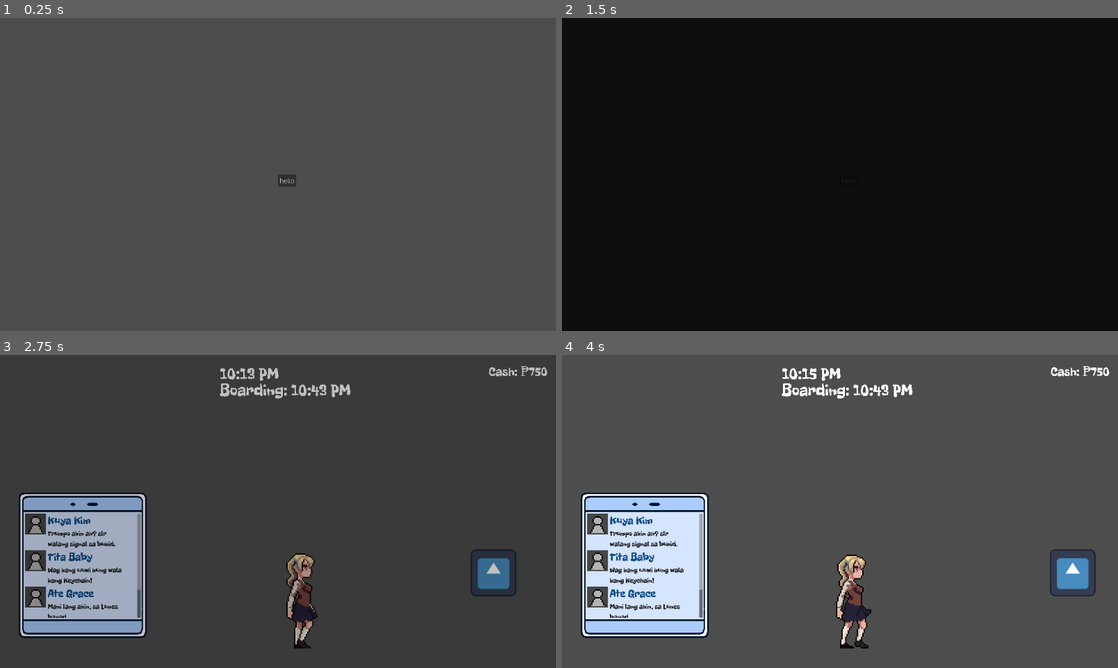
Above: before the commit, frames 1-4 (two rows, left to right).
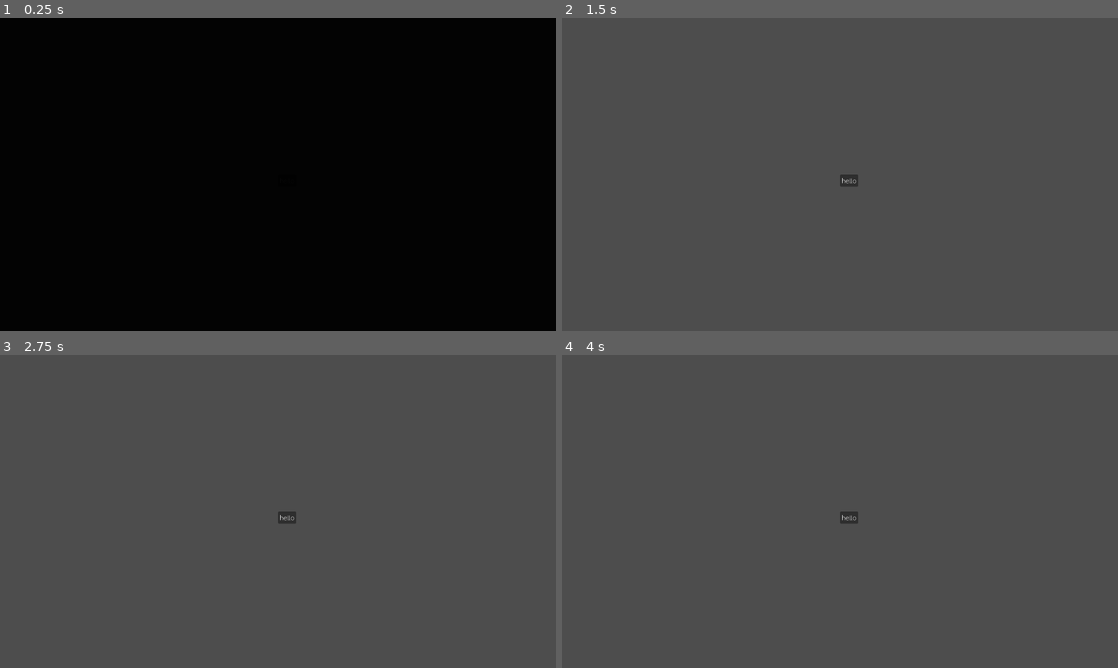
Above: after the commit, the same moments.

Repository: Ronbc779/Game-Jam
Game: Godot game, scene res://scenes/menu.tscn
The game is run twice, just before and just after one commit, with the same random seed, the same clock (stepped at 60 frames per second) and the same inputs. The engine's default icon, where the game draws it, is replaced by a stand-in: a white triangle on a blue panel in a dark square.
Inputs:
- Up to frame 1 (0.25 s): no input
- Up to frame 2 (1.5 s): click "hello" at 0.5 s; hold D (right) from 1.28 s (still down); hold E (interact) from 1.28 s (still down)
- Up to frame 3 (2.75 s): keep holding D (right); tap Enter at 2 s; release E (interact) at 2.03 s; tap Ctrl (sprint) at 2.1 s
- Up to frame 4 (4 s): release D (right) at 2.78 s; hold A (left) 2.78-3.53 s; hold E (interact) 2.78-3.53 s; hold D (right) from 3.53 s (still down); tap Ctrl (sprint) at 3.6 s

The runs differ from the first frame. In frame 1, 100% of the frame differs, in the area x 0-100%, y 0-100%; in frame 2, 100%; in frame 3, 13%; in frame 4, 13%.

Commit message:
feat: add day and night theme (after 5PM)

Diff:
--- a/scenes/main.tscn
+++ b/scenes/main.tscn
@@ -140,3 +140,4 @@
 position_smoothing_speed = 3.5
 
 [connection signal="tree_exiting" from="." to="." method="_on_tree_exiting"]
+[connection signal="PM_check" from="CanvasLayer/timer" to="." method="_on_timer_pm_check"]
--- a/scripts/main.gd
+++ b/scripts/main.gd
@@ -3,4 +3,10 @@
 
 # Called when the node enters the scene tree for the first time.
 func _ready() -> void:
-	AudioMang.play_bgm("nightTheme")
+	pass
+
+func _on_timer_pm_check(pm_check: bool) -> void:
+	if pm_check:
+		AudioMang.play_bgm("nightTheme")
+	else:
+		AudioMang.play_bgm("dayTheme")
--- a/scripts/menu.gd
+++ b/scripts/menu.gd
@@ -3,4 +3,5 @@
 
 # Called when the node enters the scene tree for the first time.
 func _ready() -> void:
+	TransitionScreen.transition_enter()
 	AudioMang.play_bgm("menuTheme")
--- a/scripts/timer.gd
+++ b/scripts/timer.gd
@@ -1,6 +1,7 @@
 extends Control
 
 signal boarding_time_reached
+signal PM_check(pm_check: bool)
 
 @onready var label: Label = $Label
 @onready var boarding_label: Label = $BoardingLabel
@@ -17,7 +18,8 @@
 func _ready() -> void:
 	var system_time := Time.get_time_dict_from_system()
 	start_total_minutes = system_time["hour"] * 60 + system_time["minute"]
-
+	var pm_check: bool = true if system_time["hour"]>17 else false
+	PM_check.emit(pm_check)
 	timer.wait_time = 1.0
 	timer.one_shot = false
 	timer.autostart = true
--- a/scripts/transition_screen.gd
+++ b/scripts/transition_screen.gd
@@ -23,3 +23,7 @@
 func transition(): # Transition start
 	color_rect.visible = true
 	animation.play("to_black")
+
+func transition_enter(): # Transition start
+	color_rect.visible = true
+	animation.play("to_scene")
